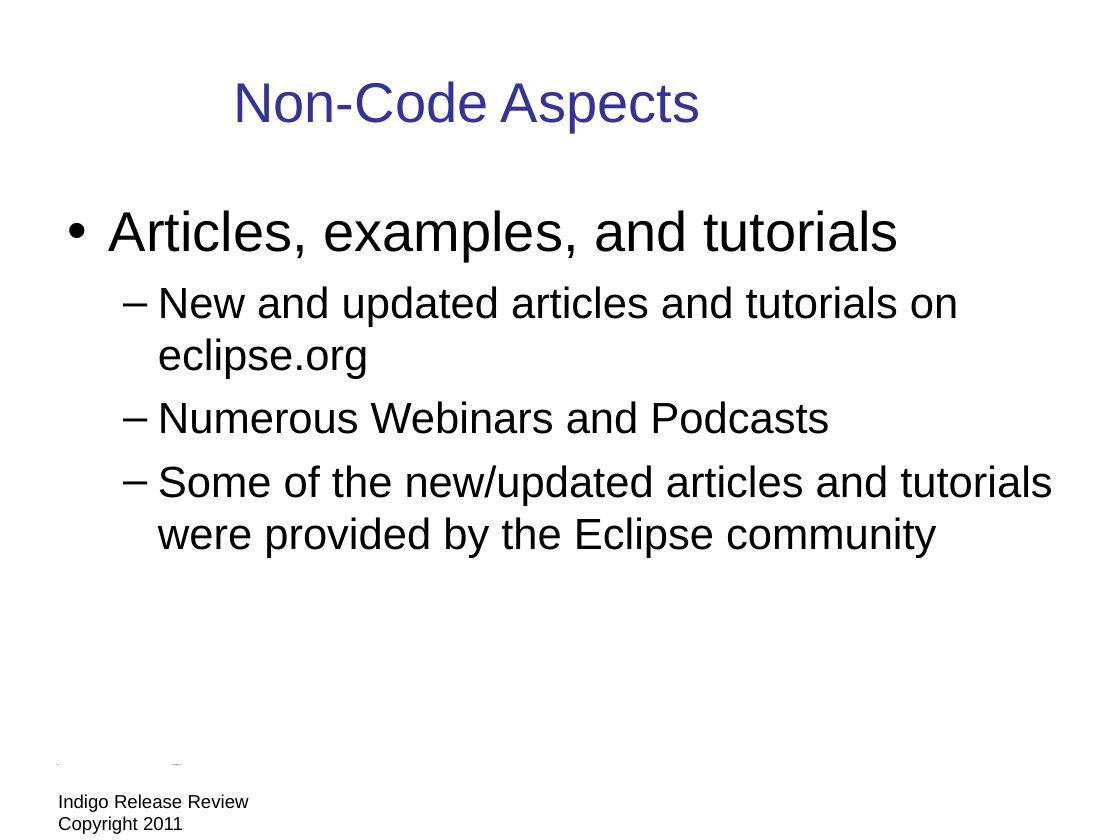
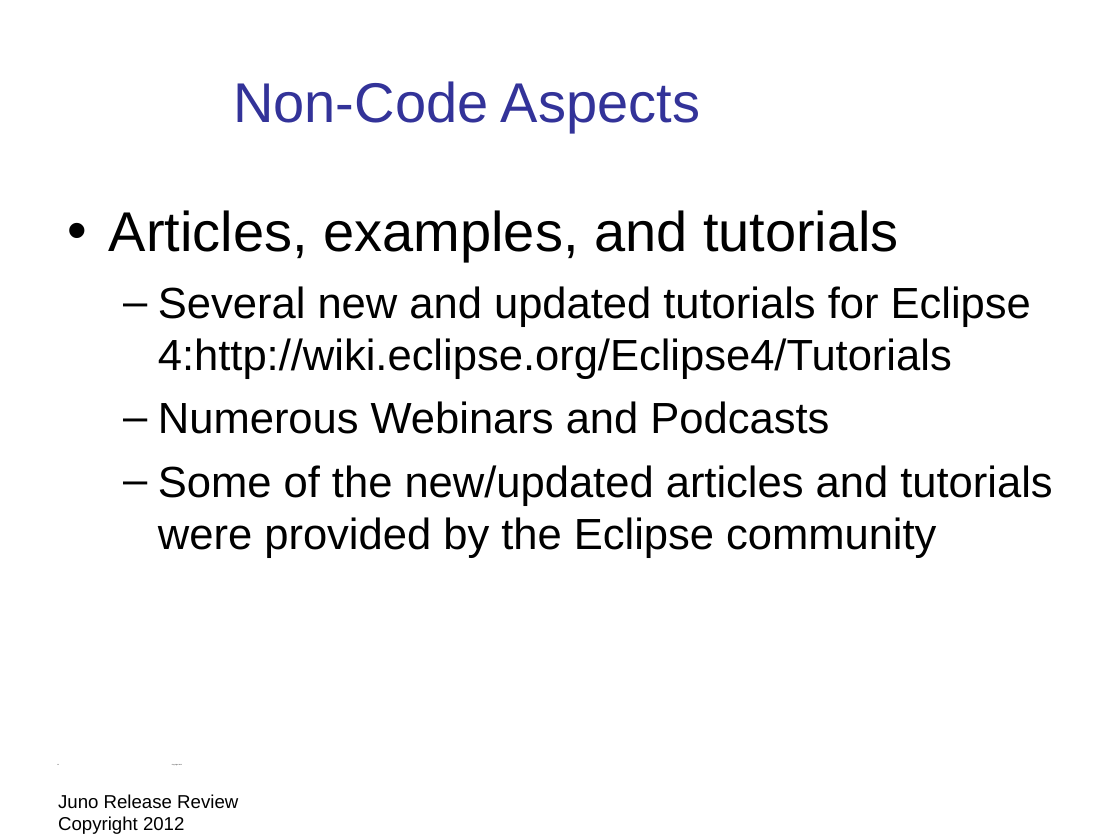
Before and after one commit to eclipse-platform/www.eclipse.org-eclipse-news, a slide deck: slide 12 of presentation/Juno-release-review/eclipse-juno-release-review.odp. Drawn at 1120x840 pixels with LibreOffice and Linux fonts; fonts in the diff are those of the drawing; background and template pictures are left out. Boxes give left, top, right and bottom in pixels: in the first picture for what was removed or moved away, otherwise in the second. Text is boxed around its words. In the diff, an @@ line names an element or a change of style, - is before the commit and + after.

Commit message:
juno release review material work in progress

```diff
--- a/presentation/Juno-release-review/eclipse-juno-release-review.odp
+++ b/presentation/Juno-release-review/eclipse-juno-release-review.odp
@@ text at (x1=158, y1=286, x2=1031, y2=379): text changed @@
-  – New and updated articles and tutorials on eclipse.org
+  – Several new and updated tutorials for Eclipse 4:http://wiki.eclipse.org/Eclipse4/Tutorials
@@ text at (x1=58, y1=794, x2=238, y2=834): text changed @@
-Indigo Release Review Copyright 2011
+Juno Release Review Copyright 2012
```
Also in this commit, not shown: 23 other slides changed, 4 slides added, 4 slides removed, 4 other files.
